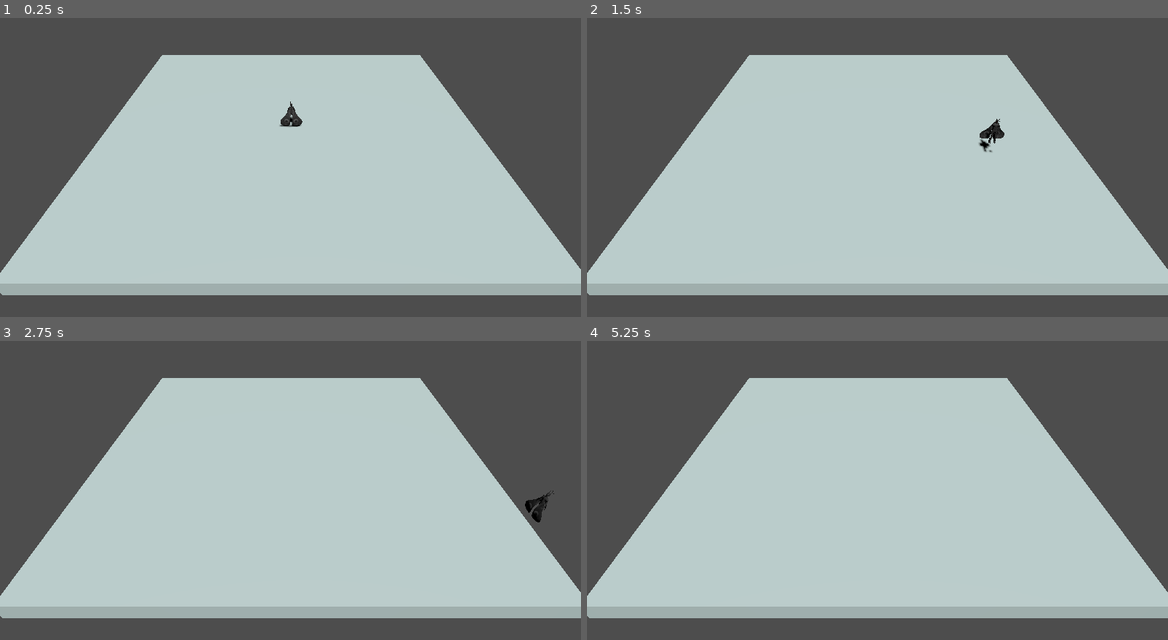
Above: before the commit, frames 1-4 (two rows, left to right).
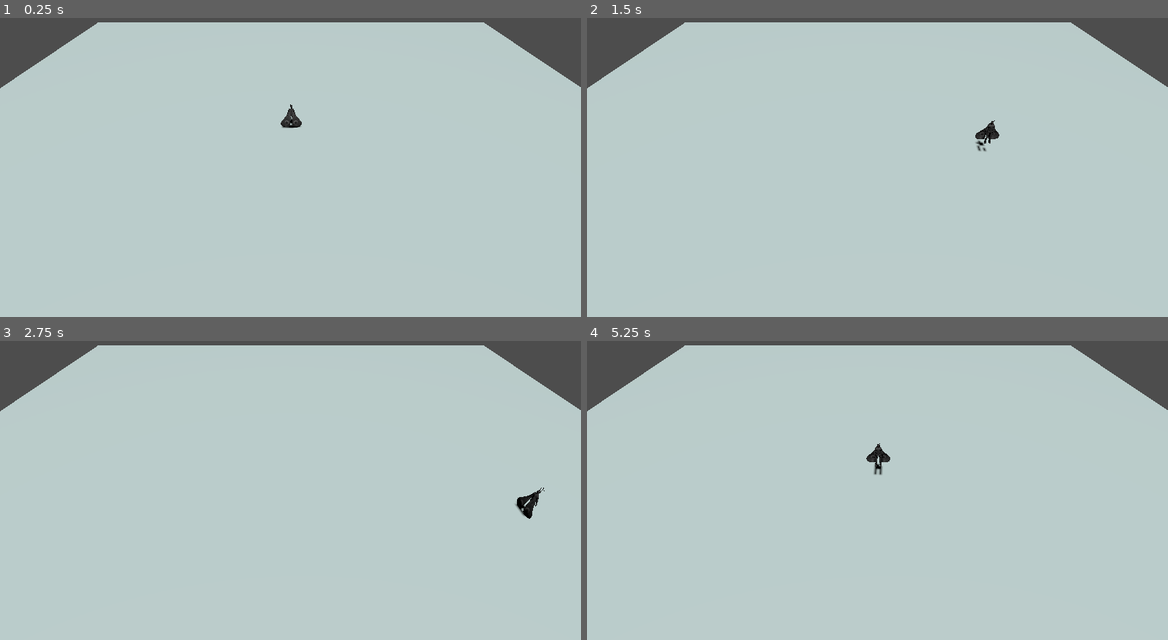
Above: after the commit, the same moments.

Repository: matteomiceli/mothman
Game: Godot game, scene res://scenes/world.tscn
Two runs of this game, one before a commit and one after it. Both use one fixed random seed, a clock stepped at 60 frames per second and the inputs below. Before the commit the project starts from res://world.tscn.
Inputs:
- Up to frame 1 (0.25 s): no input
- Up to frame 2 (1.5 s): tap Enter at 0.5 s; hold D (strafe_right) 0.53-1.28 s; tap Shift (dash) at 0.6, 1.35 s; tap Space (jump) at 0.77 s; hold S (move_back) from 1.28 s (still down)
- Up to frame 3 (2.75 s): tap Space (jump) at 1.52 s; release S (move_back) at 2.03 s; hold D (strafe_right) from 2.03 s (still down); tap Shift (dash) at 2.1 s
- Up to frame 4 (5.25 s): release D (strafe_right) at 2.78 s; hold W (move_forward) 2.78-3.53 s; tap Shift (dash) every 0.75 s from 2.85 to 5.1 s; tap Space (jump) at 3.02, 3.77, 4.52 s; hold A (strafe_left) 3.53-5.03 s; hold S (move_back) from 5.03 s (still down)

The runs differ from the first frame. In frame 1, 39% of the frame differs, in the area x 0-100%, y 1-100%; in frame 2, 39%; in frame 3, 38%; in frame 4, 39%.

Commit message:
chore: more project organization

Diff:
--- a/icon.svg
+++ /dev/null
@@ -1 +0,0 @@
-<svg xmlns="http://www.w3.org/2000/svg" width="128" height="128"><rect width="124" height="124" x="2" y="2" fill="#363d52" stroke="#212532" stroke-width="4" rx="14"/><g fill="#fff" transform="translate(12.322 12.322)scale(.101)"><path d="M105 673v33q407 354 814 0v-33z"/><path fill="#478cbf" d="m105 673 152 14q12 1 15 14l4 67 132 10 8-61q2-11 15-15h162q13 4 15 15l8 61 132-10 4-67q3-13 15-14l152-14V427q30-39 56-81-35-59-83-108-43 20-82 47-40-37-88-64 7-51 8-102-59-28-123-42-26 43-46 89-49-7-98 0-20-46-46-89-64 14-123 42 1 51 8 102-48 27-88 64-39-27-82-47-48 49-83 108 26 42 56 81zm0 33v39c0 276 813 276 814 0v-39l-134 12-5 69q-2 10-14 13l-162 11q-12 0-16-11l-10-65H446l-10 65q-4 11-16 11l-162-11q-12-3-14-13l-5-69z"/><path d="M483 600c0 34 58 34 58 0v-86c0-34-58-34-58 0z"/><circle cx="725" cy="526" r="90"/><circle cx="299" cy="526" r="90"/></g><g fill="#414042" transform="translate(12.322 12.322)scale(.101)"><circle cx="307" cy="532" r="60"/><circle cx="717" cy="532" r="60"/></g></svg>
--- a/project.godot
+++ b/project.godot
@@ -13,7 +13,6 @@
 config/name="tag"
 run/main_scene="uid://c05byuu4pif4x"
 config/features=PackedStringArray("4.4", "Forward Plus")
-config/icon="res://icon.svg"
 
 [input]
 
--- a/floor.tscn
+++ b/scenes/floor.tscn
@@ -1,7 +1,7 @@
 [gd_scene load_steps=4 format=3 uid="uid://6s1mmgwdx7un"]
 
 [sub_resource type="BoxShape3D" id="BoxShape3D_ryoud"]
-size = Vector3(30, 1, 30)
+size = Vector3(60, 1, 60)
 
 [sub_resource type="StandardMaterial3D" id="StandardMaterial3D_ryoud"]
 albedo_color = Color(0.640839, 0.702865, 0.697432, 1)
@@ -18,5 +18,5 @@
 shape = SubResource("BoxShape3D_ryoud")
 
 [node name="MeshInstance3D" type="MeshInstance3D" parent="StaticBody3D"]
-transform = Transform3D(30, 0, 0, 0, 1, 0, 0, 0, 30, 0, 0, 0)
+transform = Transform3D(60, 0, 0, 0, 1, 0, 0, 0, 60, 0, 0, 0)
 mesh = SubResource("BoxMesh_ryoud")
--- a/player.tscn
+++ b/scenes/player.tscn
@@ -1,7 +1,7 @@
 [gd_scene load_steps=5 format=3 uid="uid://c17h2tuj0i08t"]
 
-[ext_resource type="Script" uid="uid://cfxir6p8q1ey1" path="res://player-controller.gd" id="1_4flbx"]
-[ext_resource type="PackedScene" uid="uid://d4jwapdkj6pnx" path="res://scene.gltf" id="2_onrkg"]
+[ext_resource type="Script" uid="uid://cfxir6p8q1ey1" path="res://scripts/player-controller.gd" id="1_4flbx"]
+[ext_resource type="PackedScene" uid="uid://d4jwapdkj6pnx" path="res://assets/player/scene.gltf" id="2_onrkg"]
 
 [sub_resource type="CapsuleShape3D" id="CapsuleShape3D_sh265"]
 
--- a/world.tscn
+++ b/scenes/world.tscn
@@ -1,18 +1,18 @@
 [gd_scene load_steps=3 format=3 uid="uid://c05byuu4pif4x"]
 
-[ext_resource type="PackedScene" uid="uid://6s1mmgwdx7un" path="res://floor.tscn" id="1_f3sb7"]
-[ext_resource type="PackedScene" uid="uid://c17h2tuj0i08t" path="res://player.tscn" id="2_fj7yv"]
+[ext_resource type="PackedScene" uid="uid://6s1mmgwdx7un" path="res://scenes/floor.tscn" id="1_rwgxs"]
+[ext_resource type="PackedScene" uid="uid://c17h2tuj0i08t" path="res://scenes/player.tscn" id="2_4wyf3"]
 
 [node name="World" type="Node3D"]
 
-[node name="Floor" parent="." instance=ExtResource("1_f3sb7")]
+[node name="Floor" parent="." instance=ExtResource("1_rwgxs")]
 transform = Transform3D(1, 0, 0, 0, 1, 0, 0, 0, 1, 0, -0.5, 0)
 
-[node name="Player" parent="." instance=ExtResource("2_fj7yv")]
+[node name="Player" parent="." instance=ExtResource("2_4wyf3")]
 
 [node name="Camera3D" type="Camera3D" parent="."]
 transform = Transform3D(1, 0, 0, 0, 0.797542, 0.603263, 0, -0.603263, 0.797542, -0.0660871, 16.0572, 25.4476)
-fov = 48.8
+fov = 50.6
 
 [node name="DirectionalLight3D" type="DirectionalLight3D" parent="."]
 transform = Transform3D(0.997549, 0.0658961, 0.0235181, -0.0570181, 0.570821, 0.819093, 0.0405504, -0.818426, 0.573179, 0, 15.5293, 4.87762)
Renamed: scene.bin -> assets/player/scene.bin
Renamed: scene.gltf -> assets/player/scene.gltf
Not shown, changed: assets/player/scene.gltf.import
Renamed: textures/moth_baseColor.png -> assets/player/textures/moth_baseColor.png
Not shown, changed: assets/player/textures/moth_baseColor.png.import
Not shown, removed: icon.svg.import
Renamed: player-controller.gd -> scripts/player-controller.gd
Renamed: player-controller.gd.uid -> scripts/player-controller.gd.uid
Renamed: world.gd -> scripts/world.gd
Renamed: world.gd.uid -> scripts/world.gd.uid
